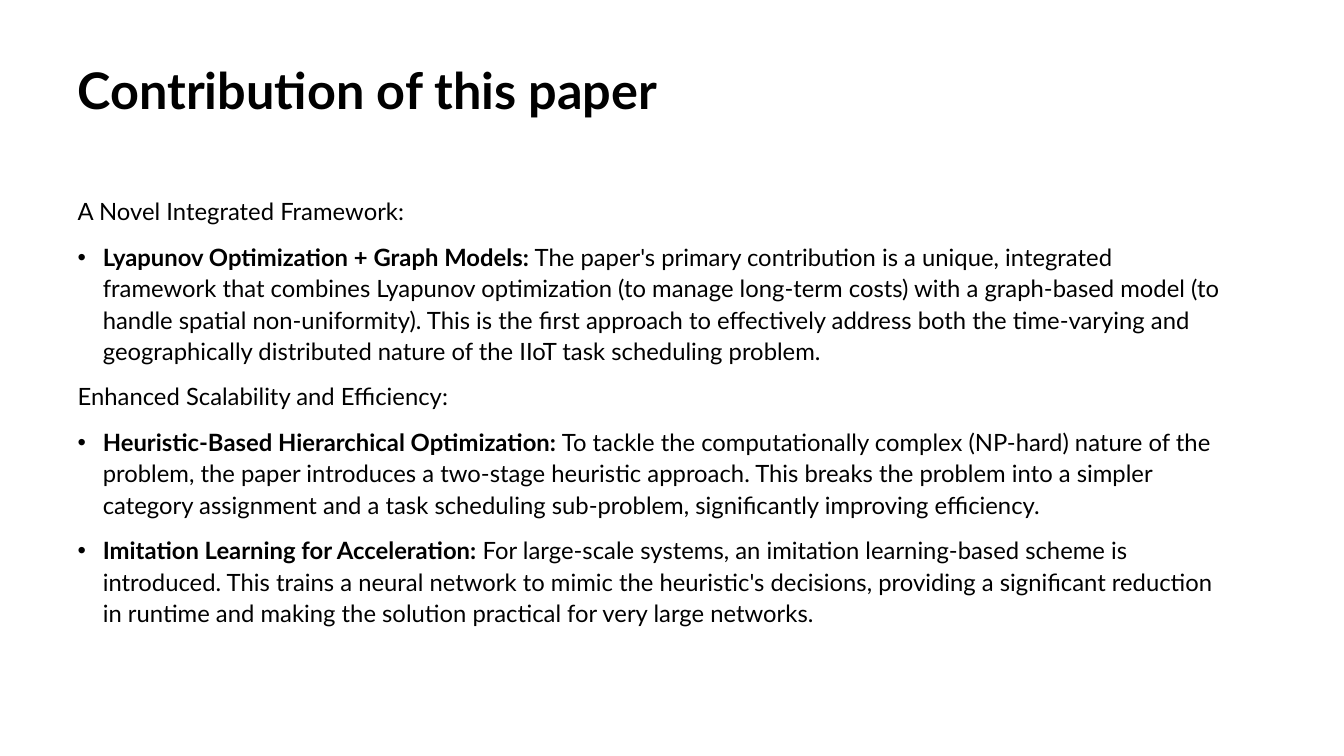
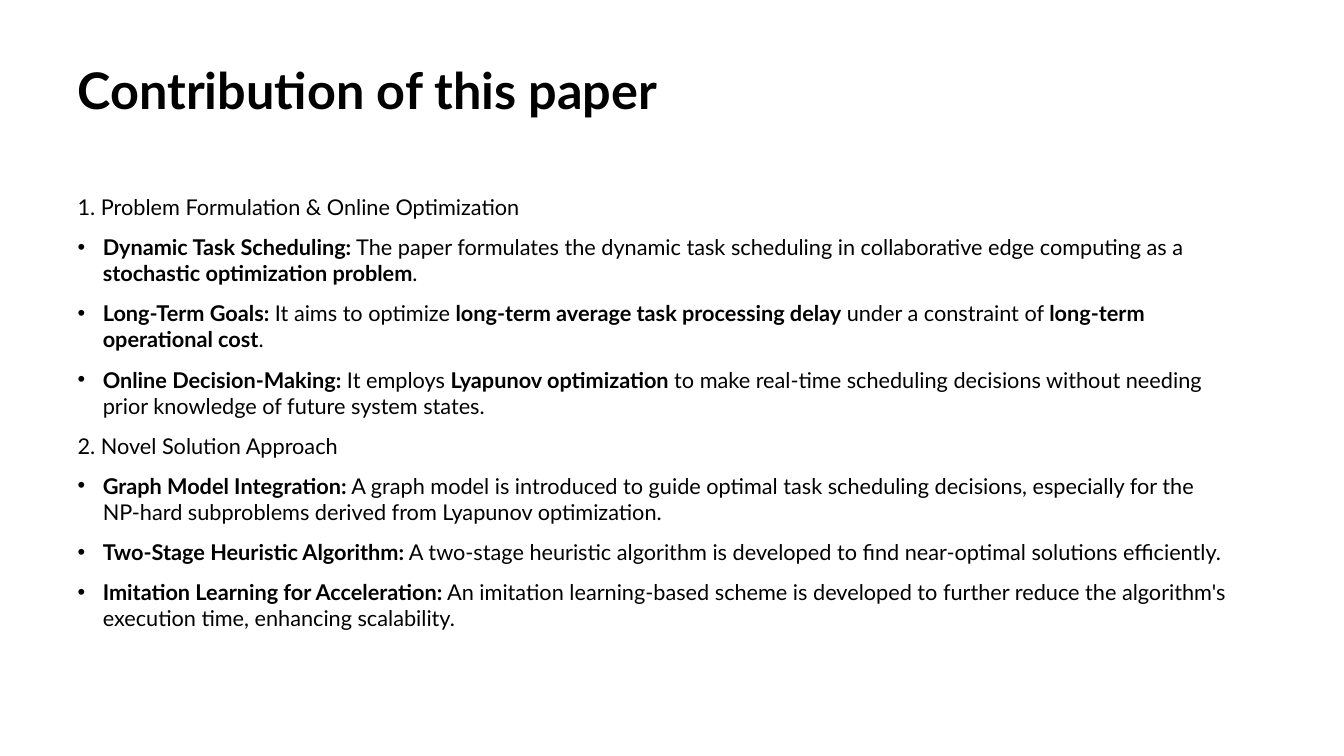
Before and after one commit to 23CSE362-edge-computing-2025-26-odd/capstone-project-02-thingdifferent, a slide deck: slide 7 of Document/Thing Differnet-02 Edge Computing Review 1.pptx (slide 6 before the commit). Drawn at 1344x756 pixels with LibreOffice and Linux fonts; fonts in the diff are those of the drawing. Boxes give left, top, right and bottom in pixels: in the first picture for what was removed or moved away, otherwise in the second. Text is boxed around its words. In the diff, an @@ line names an element or a change of style, - is before the commit and + after.

```diff
--- a/Document/Thing Differnet-02 Edge Computing Review 1.pptx
+++ b/Document/Thing Differnet-02 Edge Computing Review 1.pptx
@@ text at [78, 199, 1226, 630]: text changed; size 17 to 15.5 pt @@
-A Novel Integrated Framework:
-• Lyapunov Optimization + Graph Models: The paper's primary contribution is a unique, integrated framework that combines Lyapunov optimization (to manage long-term costs) with a graph-based model (to handle spatial non-uniformity). This is the first approach to effectively address both the time-varying and geographically distributed nature of the IIoT task scheduling problem.
-Enhanced Scalability and Efficiency:
-• Heuristic-Based Hierarchical Optimization: To tackle the computationally complex (NP-hard) nature of the problem, the paper introduces a two-stage heuristic approach. This breaks the problem into a simpler category assignment and a task scheduling sub-problem, significantly improving efficiency.
-• Imitation Learning for Acceleration: For large-scale systems, an imitation learning-based scheme is introduced. This trains a neural network to mimic the heuristic's decisions, providing a significant reduction in runtime and making the solution practical for very large networks.
+1. Problem Formulation & Online Optimization
+• Dynamic Task Scheduling: The paper formulates the dynamic task scheduling in collaborative edge computing as a stochastic optimization problem.
+• Long-Term Goals: It aims to optimize long-term average task processing delay under a constraint of long-term operational cost.
+• Online Decision-Making: It employs Lyapunov optimization to make real-time scheduling decisions without needing prior knowledge of future system states.
+2. Novel Solution Approach
+• Graph Model Integration: A graph model is introduced to guide optimal task scheduling decisions, especially for the NP-hard subproblems derived from Lyapunov optimization.
+• Two-Stage Heuristic Algorithm: A two-stage heuristic algorithm is developed to find near-optimal solutions efficiently.
+• Imitation Learning for Acceleration: An imitation learning-based scheme is developed to further reduce the algorithm's execution time, enhancing scalability.
```
Also in this commit, not shown: 9 other slides changed, 2 slides added, 4 slides removed.
